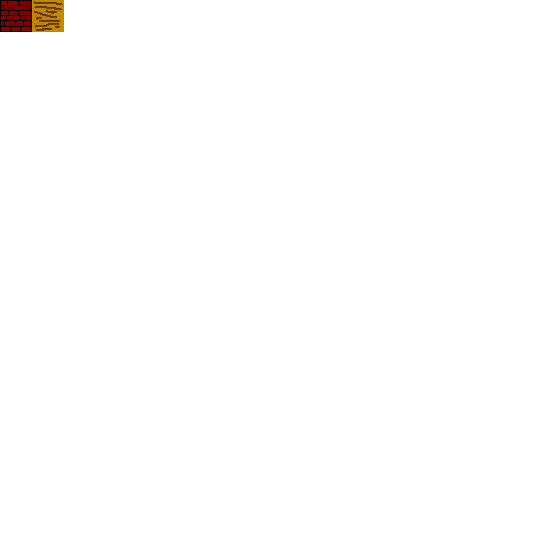
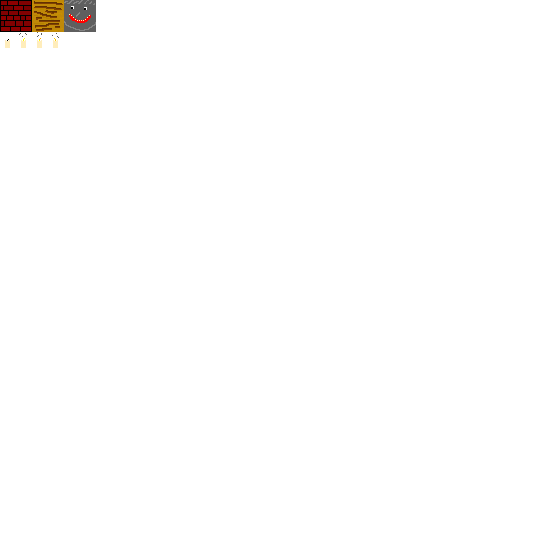
Layers edited between the first and the second 560 × 560 image:
added layer "wall.png copy" in group "walls" over (x1=64, y1=0, x2=96, y2=32)
added group "candle" with 4 layers over (x1=5, y1=32, x2=59, y2=48)
added layer "candle 1 copy" in group "candle" over (x1=19, y1=33, x2=27, y2=48)
added layer "candle 1 copy #2" in group "candle" over (x1=52, y1=33, x2=59, y2=48)
added layer "candle 1 copy #1" in group "candle" over (x1=37, y1=32, x2=42, y2=48)
added layer "candle 1" in group "candle" over (x1=5, y1=39, x2=10, y2=48)
